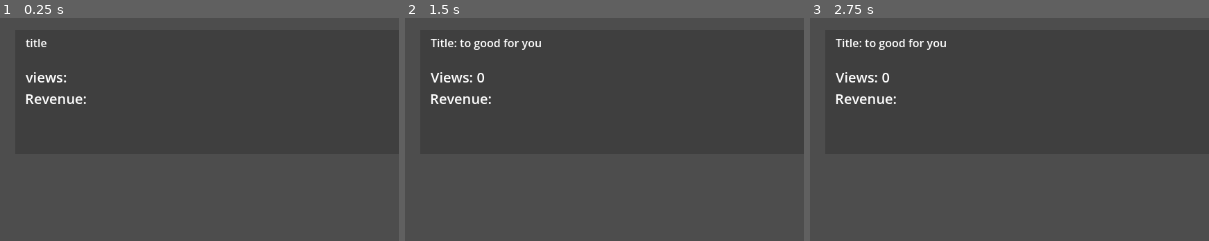
Above: before the commit, frames 1-3 (left to right).
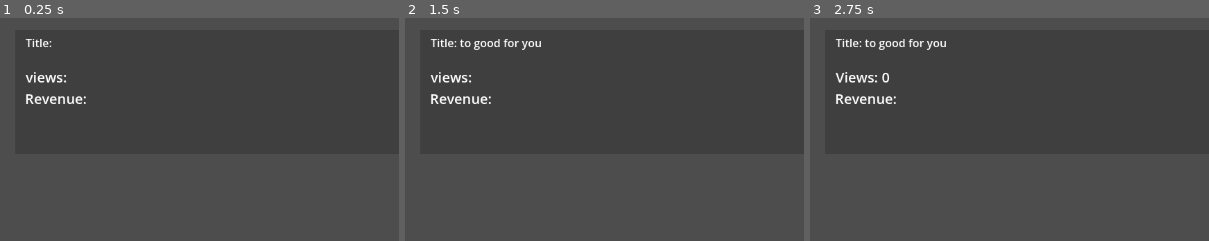
Above: after the commit, the same moments.

Repository: SanderCBraathen/youtube_game
Game: Godot game, scene res://main.tscn
Same seed, same stepped clock (60 frames per second), same inputs: the game is played once before the commit and once after it.
Inputs:
- Up to frame 1 (0.25 s): no input
- Up to frame 2 (1.5 s): click "Post Video" at 0.5 s; tap Enter at 1.25 s
- Up to frame 3 (2.75 s): tap Space at 2 s
The pictures show only the part of the screen within x 0-50%, y 0-50%; the shares and areas given below are measured in that part.

The runs differ from the first frame. In frame 1, 0.2% of the frame differs, in the area x 6-14%, y 9-14%; in frame 2, 0.3%, in the area x 6-20%, y 24-30%; in frame 3, nothing differs.
Error after the commit: Attempt to call function 'add_theme_color_override' in base 'null instance' on a null instance. (res://video.gd:29)

Commit message:
Update video.gd

Diff:
--- a/video.gd
+++ b/video.gd
@@ -2,22 +2,31 @@
 
 #Signals
 signal vid_posted
+signal random_sub_amount
+signal view_amount
+signal earnings
 
 #UI
 @onready var title = $title
 @onready var views = $views
-@onready var revenue = $revenue
+@onready var revenue = $revenue/revenueamount
+@onready var videos = $vidamount
+@onready var monetize_sign = $monetize
 
 #variables
 var videos_posted = 0
-
 var amount_views = 0
-
+var monetized = false
+var subs = 0
+var total_subs = 0
 
 
 # Called when the node enters the scene tree for the first time.
 func _ready():
-	pass # Replace with function body.
+	monetized = false
+	title.text = "Title: "
+
+	monetize_sign.add_theme_color_override("font_color", Color(0.596, 0, 0))
 
 
 # Called every frame. 'delta' is the elapsed time since the previous frame.
@@ -28,28 +37,40 @@
 func _on_post_video_pressed():
 	new_vid()
 	videos_posted += 1
+	videos.text = "Video Number: " + str(videos_posted)
 
 
 func new_vid():
 	random_title()
 
 	random_view_amount()
+	if monetized == true:
+		money_giving()
+	await get_tree().create_timer(1).timeout
+	_random_sub_amount()
 
 	views.text = "Views: " + str(amount_views)
 
-	await get_tree().create_timer(3).timeout
+	await get_tree().create_timer(2).timeout
 	emit_signal("vid_posted")
 
+func _random_sub_amount():
+	var subper = 10
+	if total_subs >= 1000:
+		subper = 250
+	subs = amount_views / subper
+	total_subs += subs
+
+	emit_signal("random_sub_amount", subs)
+
 func random_view_amount():
-	if videos_posted == 1 or videos_posted == 2 or videos_posted == 3:
-		var random_generator = RandomNumberGenerator.new()
-		var vid_view = random_generator.randi_range(1, 35)
-		amount_views = vid_view
+	var max_view = total_subs * 4
+	var min_view = videos_posted / 2
+	var random_generator = RandomNumberGenerator.new()
+	var vid_view = random_generator.randi_range(min_view, max_view)
+	amount_views = vid_view
 
-	if videos_posted == 5:
-		var random_generator = RandomNumberGenerator.new()
-		var vid_view = random_generator.randi_range(3, 4)
-		amount_views = vid_view
+	emit_signal("view_amount", amount_views)
 
 
 func random_title():
@@ -77,3 +98,21 @@
 		random_text = "to good for you"
 
 	title.text = "Title: " + random_text
+
+
+func _on_control_over_1000_subs():
+	pass # Replace with function body.
+
+
+func _on_monetize_pressed():
+	monetized = true
+
+	monetize_sign.add_theme_color_override("font_color", Color(0, 0.769, 0))
+
+
+func money_giving():
+	var money_earnings = amount_views / 1000
+	await get_tree().create_timer(0.5).timeout
+	revenue.text = str(money_earnings) + " $"
+
+	emit_signal("earnings", money_earnings)
